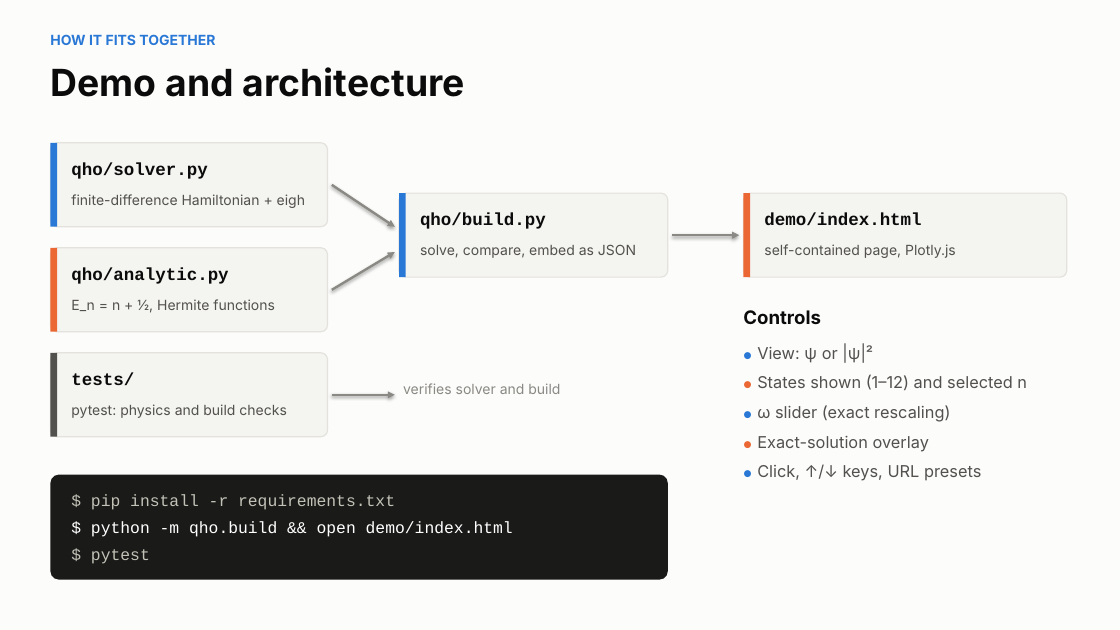
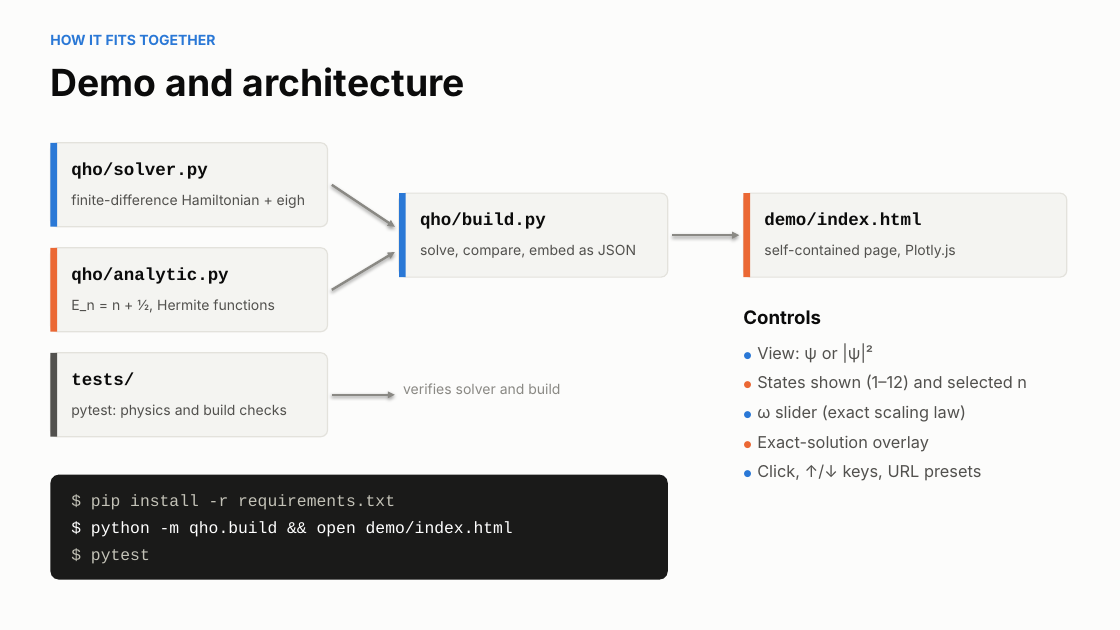
Before and after one commit to retinapeg/schrodinger-harmonic-demo, a slide deck: slide 6 of slides/qho-demo.pptx. Drawn at 1120x630 pixels with LibreOffice and Linux fonts; fonts in the diff are those of the drawing. Boxes give left, top, right and bottom in pixels: in the first picture for what was removed or moved away, otherwise in the second. Text is boxed around its words. In the diff, an @@ line names an element or a change of style, - is before the commit and + after.

```diff
--- a/slides/qho-demo.pptx
+++ b/slides/qho-demo.pptx
@@ text at [757,405,966,422]: text changed @@
-● ω slider (exact rescaling)
+● ω slider (exact scaling law)
```
Also in this commit, not shown: 3 other slides changed, 6 other files.
